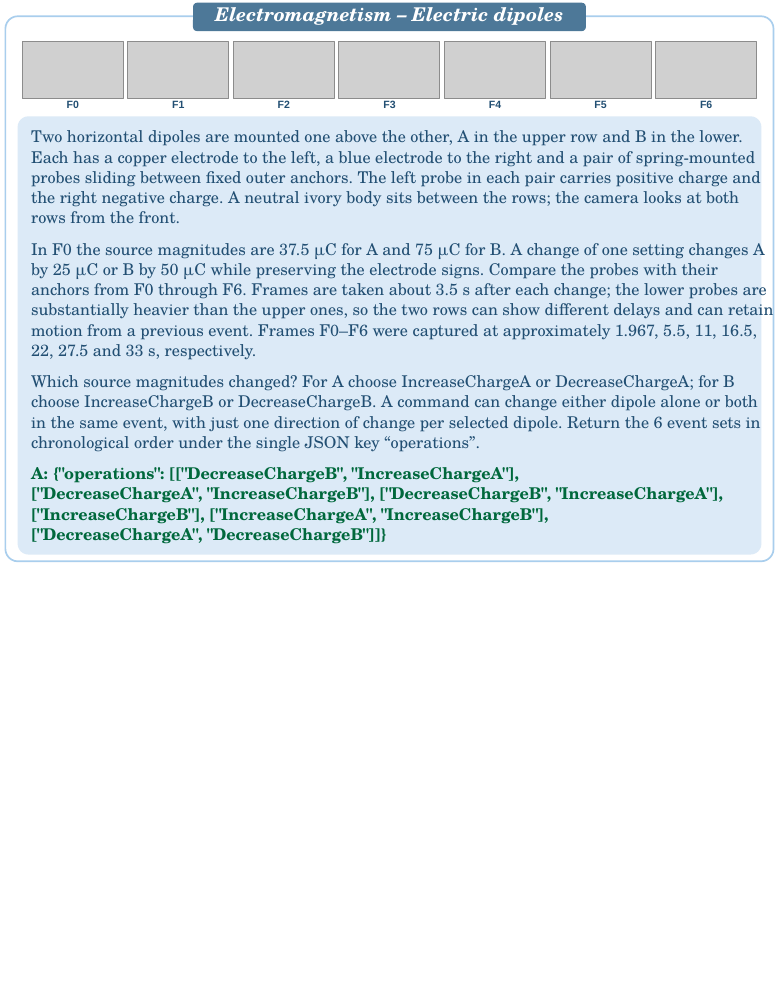
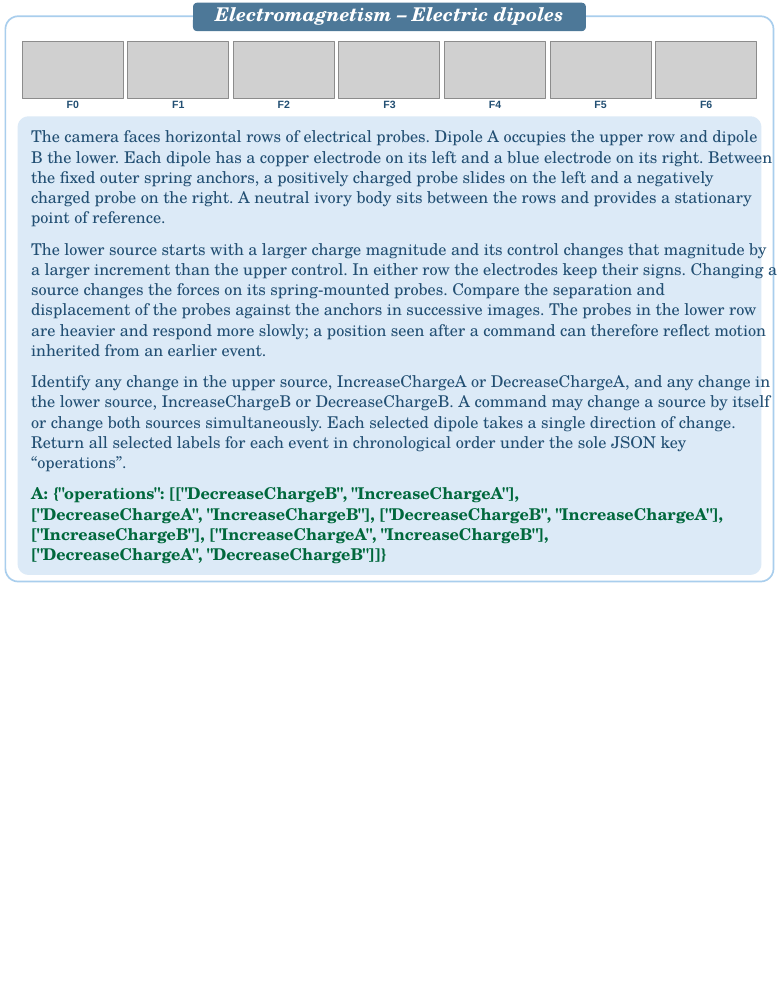
Before and after one commit to PIER-Lab/CaveBench, a slide deck: slide 10 of docs/assets/cases/CaveBench_Case_Studies.pptx. Drawn at 779x1008 pixels with LibreOffice and Linux fonts; fonts in the diff are those of the drawing; grey boxes stand for pictures. Boxes give left, top, right and bottom in pixels: in the first picture for what was removed or moved away, otherwise in the second. Text is boxed around its words. In the diff, an @@ line names an element or a change of style, - is before the commit and + after.

```diff
--- a/docs/assets/cases/CaveBench_Case_Studies.pptx
+++ b/docs/assets/cases/CaveBench_Case_Studies.pptx
@@ rounded rectangle: place and size @@
-rounded rectangle at [6,17,774,562]
+rounded rectangle at [6,17,774,582]
@@ rounded rectangle: place and size @@
-rounded rectangle at [18,116,761,554]
+rounded rectangle at [18,116,761,575]
@@ rounded rectangle at [18,116,761,575]: proportions changed @@
@@ text at [31,130,772,227]: text changed @@
-Two horizontal dipoles are mounted one above the other, A in the upper row and B in the lower.
-Each has a copper electrode to the left, a blue electrode to the right and a pair of spring-mounted
-probes sliding between fixed outer anchors. The left probe in each pair carries positive charge and
-the right negative charge. A neutral ivory body sits between the rows; the camera looks at both
-rows from the front.
+The camera faces horizontal rows of electrical probes. Dipole A occupies the upper row and dipole
+B the lower. Each dipole has a copper electrode on its left and a blue electrode on its right. Between
+the fixed outer spring anchors, a positively charged probe slides on the left and a negatively
+charged probe on the right. A neutral ivory body sits between the rows and provides a stationary
+point of reference.
@@ text at [31,243,767,356]: text changed @@
-In F0 the source magnitudes are 37.5 μC for A and 75 μC for B. A change of one setting changes A
-by 25 μC or B by 50 μC while preserving the electrode signs. Compare the probes with their
-anchors from F0 through F6. Frames are taken about 3.5 s after each change; the lower probes are
-substantially heavier than the upper ones, so the two rows can show different delays and can retain
-motion from a previous event. Frames F0–F6 were captured at approximately 1.967, 5.5, 11, 16.5,
-22, 27.5 and 33 s, respectively.
+The lower source starts with a larger charge magnitude and its control changes that magnitude by
+a larger increment than the upper control. In either row the electrodes keep their signs. Changing a
+source changes the forces on its spring-mounted probes. Compare the separation and
+displacement of the probes against the anchors in successive images. The probes in the lower row
+are heavier and respond more slowly; a position seen after a command can therefore reflect motion
+inherited from an earlier event.
@@ text at [31,375,770,472]: text changed @@
-Which source magnitudes changed? For A choose IncreaseChargeA or DecreaseChargeA; for B
-choose IncreaseChargeB or DecreaseChargeB. A command can change either dipole alone or both
-in the same event, with just one direction of change per selected dipole. Return the 6 event sets in
-chronological order under the single JSON key “operations”.
+Identify any change in the upper source, IncreaseChargeA or DecreaseChargeA, and any change in
+the lower source, IncreaseChargeB or DecreaseChargeB. A command may change a source by itself
+or change both sources simultaneously. Each selected dipole takes a single direction of change.
+Return all selected labels for each event in chronological order under the sole JSON key
+“operations”.
@@ text "A: {"operations": [["DecreaseChargeB", "IncreaseChargeA"],": place and size @@
-text "A: {"operations": [["DecreaseChargeB", "IncreaseChargeA"]," at [31,467,723,544]
+text "A: {"operations": [["DecreaseChargeB", "IncreaseChargeA"]," at [31,487,723,564]
```
Also in this commit, not shown: 19 other slides changed.
